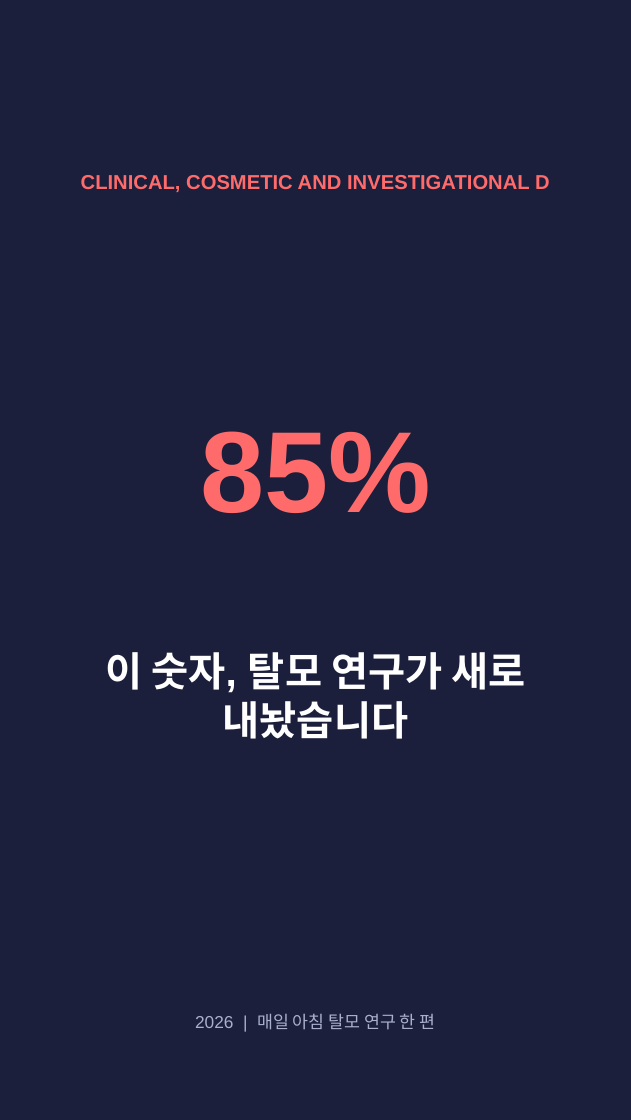
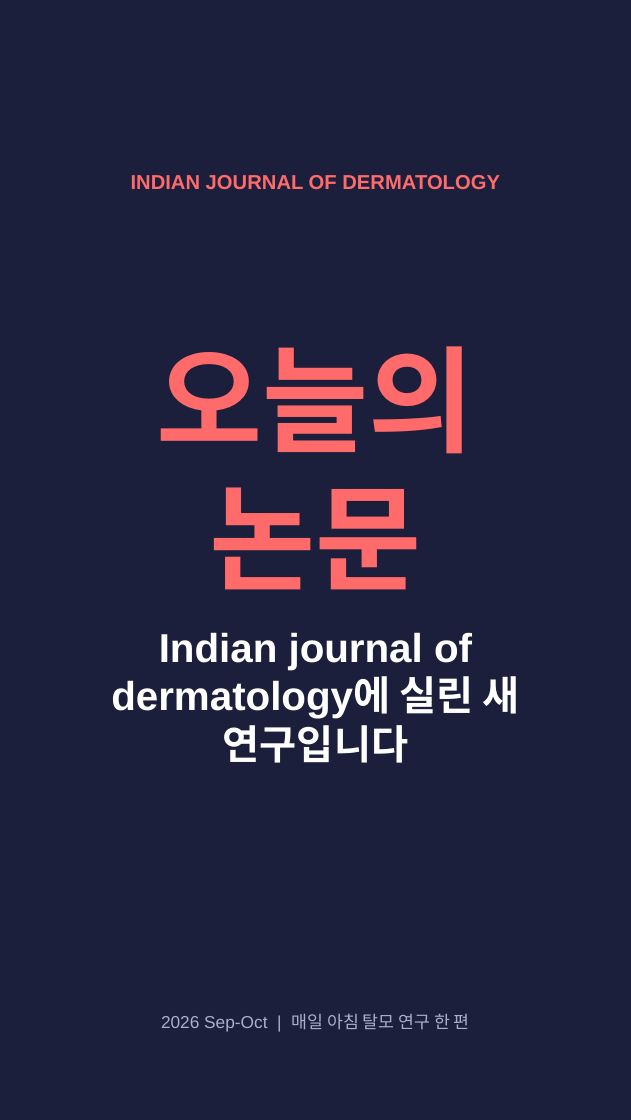
Before and after one commit to hyokang2010-BJ-ANTH/product-builder-test, a slide deck: slide 1 of data/2026-09-11/slides.pptx. Drawn at 631x1120 pixels with LibreOffice and Linux fonts; fonts in the diff are those of the drawing. Boxes give left, top, right and bottom in pixels: in the first picture for what was removed or moved away, otherwise in the second. Text is boxed around its words. In the diff, an @@ line names an element or a change of style, - is before the commit and + after.

```diff
--- a/data/2026-09-11/slides.pptx
+++ b/data/2026-09-11/slides.pptx
@@ text at (131,175,500,190): text changed @@
-CLINICAL, COSMETIC AND INVESTIGATIONAL D
+INDIAN JOURNAL OF DERMATOLOGY
@@ text at (156,346,474,590): text changed @@
-85%
+오늘의 논문
@@ text at (111,632,520,763): text changed @@
-이 숫자, 탈모 연구가 새로 내놨습니다
+Indian journal of dermatology에 실린 새 연구입니다
@@ text at (161,1013,470,1032): text changed @@
-2026 | 매일 아침 탈모 연구 한 편
+2026 Sep-Oct | 매일 아침 탈모 연구 한 편
```
Also in this commit, not shown: 1 other slide changed, 4 slides added, 3 slides removed, 25 other files.
